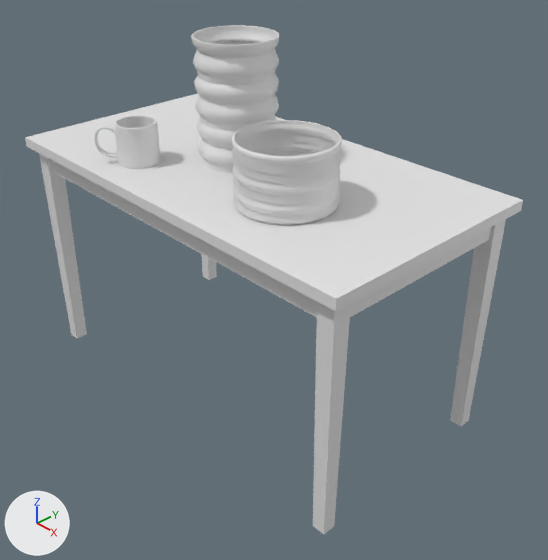
One commit to the Blender file PathTracer/input/blender/scene2.blend: the scene before it, then after it.
One viewpoint serves both versions: a camera (50 mm lens) standing at (7.55, -6.65, 4.02) and looking at (0.51, -0.03, -1.61). Lighting does not change. The marker at lower left points along +X, +Y and +Z.

The scene before the commit, as lines of its bpy script (objects in view):
```python
mat_default_obj = principled_material('Default OBJ')
mat_default_obj.base_color = (0.8, 0.8, 0.8)  # white #e7e7e7
me_coffee_mug = bpy.data.meshes.new('coffee_mug')
me_coffee_mug.from_pydata(...)  # 1179 vertices, 2358 faces; spans x -1.577..-0.918, y 0.008..0.608, z 0.747..1.54
me_coffee_mug.materials.append(mat_default_obj)  # white #e7e7e7
me_old_wooden_table_mesh = bpy.data.meshes.new('old_wooden_table_Mesh')
me_old_wooden_table_mesh.from_pydata(...)  # 88 vertices, 172 faces; spans x -3.25..3.25, y -3.63..0.02, z -1.75..1.75
me_old_wooden_table_mesh.materials.append(mat_default_obj)  # white #e7e7e7
me_vase002 = bpy.data.meshes.new('vase002')
me_vase002.from_pydata(...)  # 1772 vertices, 3540 faces; spans x -0.88..0.28, y 0.0..1.76, z -0.62..0.55
me_vase002.materials.append(mat_default_obj)  # white #e7e7e7
me_vase015 = bpy.data.meshes.new('vase015')
me_vase015.from_pydata(...)  # 2162 vertices, 4320 faces; spans x 0.585..1.915, y 0.009..0.893, z -0.154..1.182
me_vase015.materials.append(mat_default_obj)  # white #e7e7e7
ob_mug = bpy.data.objects.new('Mug', me_coffee_mug)
ob_mug.location = (0.0, 0.0, 0.0)
ob_mug.rotation_euler = (1.571, 0.0, 0.0)  # degrees (90, 0, 0)
ob_table = bpy.data.objects.new('Table', me_old_wooden_table_mesh)
ob_table.location = (0.0, 0.0, 0.0)
ob_table.rotation_euler = (1.571, 0.0, 0.0)  # degrees (90, 0, 0)
ob_vase_short = bpy.data.objects.new('Vase_short', me_vase015)
ob_vase_short.location = (0.0, 0.0, 0.0)
ob_vase_short.rotation_euler = (1.571, 0.0, 0.0)  # degrees (90, 0, 0)
ob_vase_tall = bpy.data.objects.new('Vase_tall', me_vase002)
ob_vase_tall.location = (0.0, 0.0, 0.0)
ob_vase_tall.rotation_euler = (1.571, 0.0, 0.0)  # degrees (90, 0, 0)
```
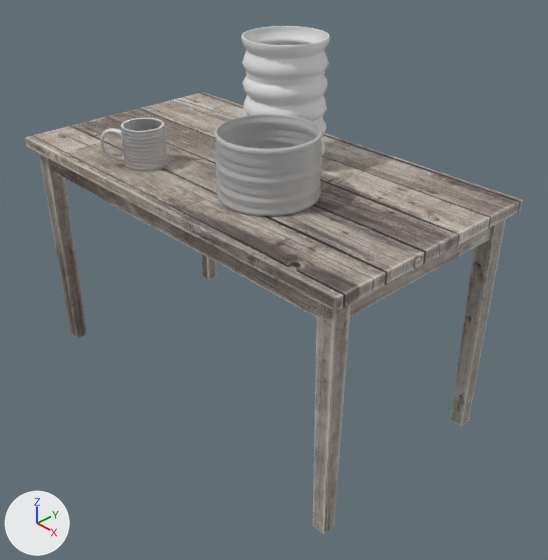
Boxes [x1, y1, x2, y2] around the edits, measured in the pictures (548 x 560 px):
'Table', recoloured (white to grey)
    both: [25, 92, 523, 534]
'Vase_tall', recoloured, moved
    before: [191, 25, 279, 173]
    after: [241, 26, 330, 163]
'Vase_short', recoloured, moved
    before: [232, 120, 342, 225]
    after: [215, 114, 322, 216]
'Mug', recoloured, moved
    before: [94, 115, 160, 169]
    after: [101, 118, 167, 172]

Edits to the bpy script that builds the scene:
```text
Add img_mug_normal_jpg_001:
    img_mug_normal_jpg_001 = load_image('mug_normal.jpg.001', '../texture/mug_normal.jpg', 2048, 2048, 'sRGB')
Add img_table_ambient_jpg:
    img_table_ambient_jpg = load_image('table_ambient.jpg', '../texture/table_ambient.jpg', 2048, 2048, 'sRGB')
Change mat_default_obj:
    add n2 = _N.new('ShaderNodeRGB'); n2.name = 'RGB'
    add n2.outputs[0].default_value = (0.5, 0.5, 0.5, 1.0)  # 'Color', grey #bcbcbc
    where n0 = _N.new('ShaderNodeBsdfPrincipled'); n0.name = 'Principled BSDF'
    add _L.new(n2.outputs[0], n0.inputs[0])  # 'Color' to 'Base Color'
Add mat_material:
    mat_material = bpy.data.materials.new('Material')
    # uses the picture img_mug_normal_jpg_001
Add mat_table_tex:
    mat_table_tex = principled_material('table_tex')
    mat_table_tex.texture = img_table_ambient_jpg
Change me_old_wooden_table_mesh:
    where me_old_wooden_table_mesh.from_pydata(...)  # 88 vertices, 172 faces; spans x -3.25..3.25, y -3.63..0.02, z -1.75..1.75
    remove me_old_wooden_table_mesh.materials.append(mat_default_obj)  # white #e7e7e7
    add me_old_wooden_table_mesh.materials.append(mat_table_tex)  # picture img_table_ambient_jpg
Change me_coffee_mug:
    where me_coffee_mug.from_pydata(...)  # 1179 vertices, 2358 faces; spans x -1.577..-0.918, y 0.008..0.608, z 0.747..1.54
    remove me_coffee_mug.materials.append(mat_default_obj)  # white #e7e7e7
    add me_coffee_mug.materials.append(mat_material)
Change ob_mug:
    ob_mug.location: (0.0, 0.0, 0.0) -> (0.16, 0.0, 0.0)
Change ob_vase_tall:
    ob_vase_tall.location: (0.0, 0.0, 0.0) -> (0.48, 0.46, 0.0)
Change ob_vase_short:
    ob_vase_short.location: (0.0, 0.0, 0.0) -> (-0.32, 0.0, 0.0)
```
